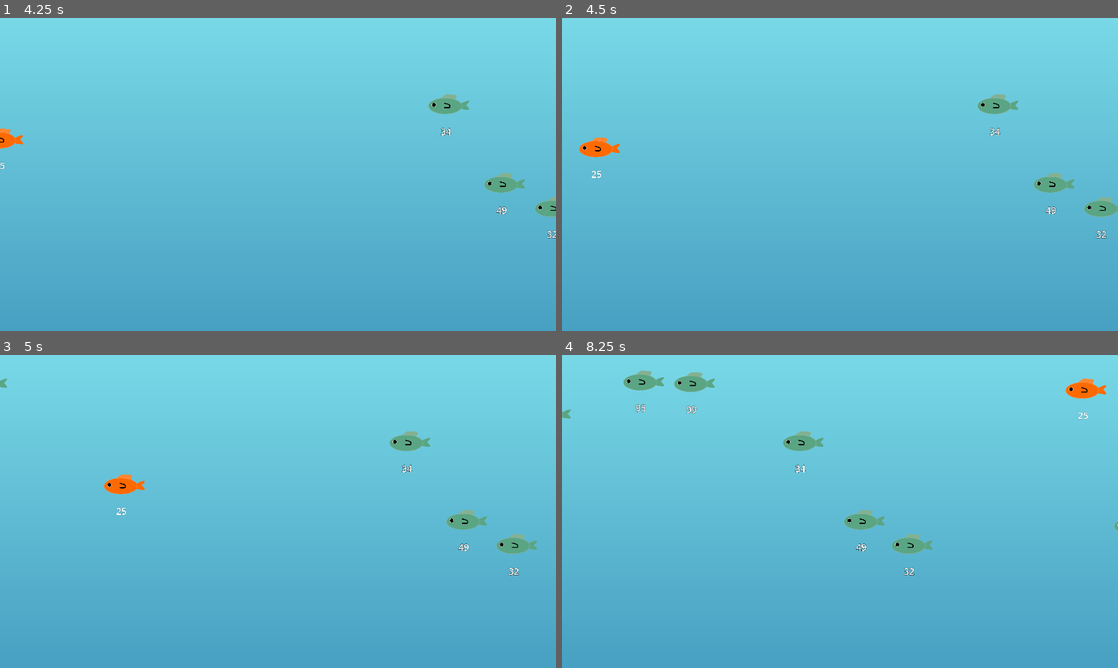
Above: before the commit, frames 1-4 (two rows, left to right).
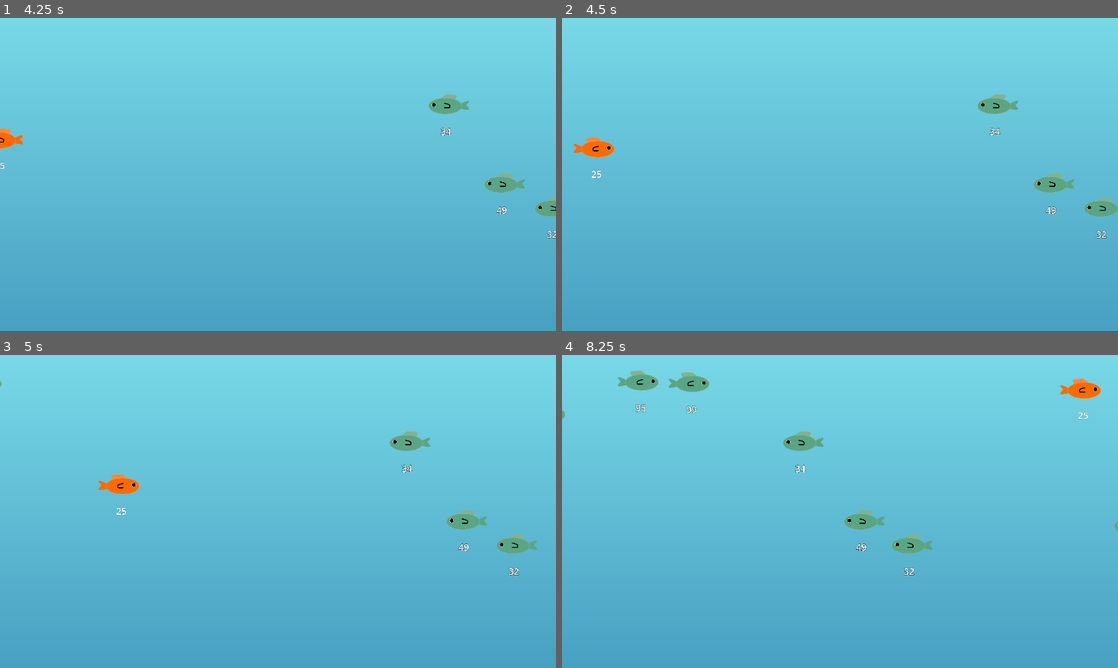
Above: after the commit, the same moments.

Repository: ForlornU/Fishy-example-game
Game: Godot game, scene res://Scenes/MainScene.tscn
Same seed, same stepped clock (60 frames per second), same inputs: the game is played once before the commit and once after it.
Inputs:
- Up to frame 1 (4.25 s): tap Enter at 0.5 s; hold Up (move_up) 0.53-2.03 s; hold Left (move_left) 2.03-3.53 s; hold Down (move_down) from 3.53 s (still down)
- Up to frame 2 (4.5 s): release Down (move_down) at 4.28 s; hold Right (move_right) from 4.28 s (still down)
- Up to frame 3 (5 s): keep holding Right (move_right)
- Up to frame 4 (8.25 s): release Right (move_right) at 5.03 s; hold Up (move_up) 5.03-5.78 s; hold Right (move_right) 5.78-8.03 s; hold Down (move_down) from 8.03 s (still down)

Frame 1 is identical in both runs. In frame 2, 0.1% of the frame differs, in the area x 2-11%, y 38-45%; in frame 3, 0.2%; in frame 4, 0.5%, in the area x 0-98%, y 4-21%.

Commit message:
Turning

Diff:
--- a/Assets/EnemyFish.gd
+++ b/Assets/EnemyFish.gd
@@ -5,6 +5,7 @@
 var distance_to_end = 1920 + 500
 
 func _process(delta):
+	turn()
 	position += direction * move_speed
 	distance_traveled += direction.length() * move_speed
 	if(distance_traveled > distance_to_end):
--- a/Assets/EnemyFish.tscn
+++ b/Assets/EnemyFish.tscn
@@ -9,9 +9,10 @@
 outline_size = 3
 outline_color = Color(0, 0, 0, 1)
 
-[node name="EnemyFish" type="Area2D" node_paths=PackedStringArray("text")]
+[node name="EnemyFish" type="Area2D" node_paths=PackedStringArray("text", "sprite")]
 script = ExtResource("1_pi7jt")
 text = NodePath("Label")
+sprite = NodePath("Sprite2D")
 
 [node name="Sprite2D" type="Sprite2D" parent="."]
 scale = Vector2(0.08, 0.08)
--- a/Assets/Player.tscn
+++ b/Assets/Player.tscn
@@ -1,8 +1,7 @@
-[gd_scene load_steps=6 format=3 uid="uid://df1smrxqvv78f"]
+[gd_scene load_steps=5 format=3 uid="uid://df1smrxqvv78f"]
 
 [ext_resource type="Script" path="res://Assets/PlayerMovement.gd" id="1_441f7"]
 [ext_resource type="Texture2D" uid="uid://cy7fhepq7lnav" path="res://Assets/FishSprite.png" id="2_bq4jx"]
-[ext_resource type="PackedScene" uid="uid://drc5lkss2mq8p" path="res://Assets/fish_collider.tscn" id="3_ka27w"]
 
 [sub_resource type="LabelSettings" id="LabelSettings_etbk2"]
 font_size = 32
@@ -13,12 +12,13 @@
 radius = 22.0
 height = 120.0
 
-[node name="Player" type="CharacterBody2D" node_paths=PackedStringArray("player_body", "text")]
+[node name="Player" type="CharacterBody2D" node_paths=PackedStringArray("player_body", "text", "sprite")]
 position = Vector2(0, -1)
 script = ExtResource("1_441f7")
 player_body = NodePath(".")
 move_speed = 600.0
 text = NodePath("Label")
+sprite = NodePath("Sprite")
 
 [node name="Label" type="Label" parent="."]
 anchors_preset = 7
@@ -37,8 +37,6 @@
 horizontal_alignment = 1
 vertical_alignment = 1
 
-[node name="FishCollider" parent="." instance=ExtResource("3_ka27w")]
-
 [node name="CollisionShape2D" type="CollisionShape2D" parent="."]
 position = Vector2(0, 1)
 rotation = 1.5708
--- a/Assets/PlayerMovement.gd
+++ b/Assets/PlayerMovement.gd
@@ -11,6 +11,7 @@
 	text.text = str(size)
 
 func _process(delta):
+	turn()
 	direction = Input.get_vector("move_left", "move_right", "move_up", "move_down").normalized()
 	player_body.velocity = direction * move_speed
 	player_body.move_and_slide()
@@ -24,6 +25,3 @@
 	text.text = str(size)
 	fish_scale = min(fish_scale + growth_per_fish, 100)
 	player_body.scale = Vector2(fish_scale, fish_scale)
-	#prite.scale = Vector2(fish_scale, fish_scale)
-	#fish_collider.scale = Vector2(1+fish_scale, 1+fish_scale)#= clamp(sprite.scale + growth_per_fish, 0.08, 1)
-	pass
--- a/Script/Fish.gd
+++ b/Script/Fish.gd
@@ -6,3 +6,11 @@
 @export var move_speed = 100.0
 var direction : Vector2
 @export var text : Label
+@export var sprite : Sprite2D
+
+func turn():
+	#sprite.flip_h = direction.x > 0
+	if(direction.x < 0):
+		sprite.flip_h = false
+	elif(direction.x > 0):
+		sprite.flip_h = true
